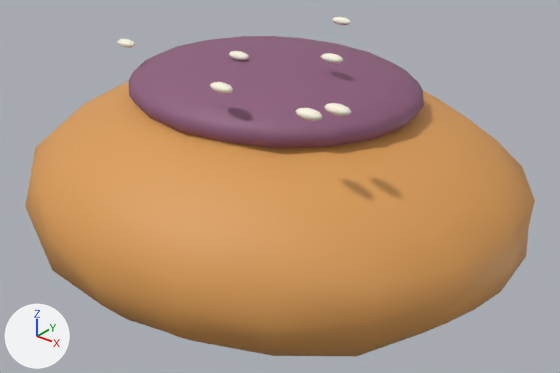
The glTF model models/catch_breads/bread_salt_anko.glb as it was, and as the next commit left it.
The view is the same before and after, from a 50 mm camera at (0.698, -0.856, 0.528) aimed at (0.017, -0.005, 0.001). The axes (+X, +Y, +Z) are drawn at lower left. The lights are the same throughout. The picture after the commit comes second. Where no turn or scale is listed for an object, it has been applied to the vertices.

Before the edit, the objects in view are built like this:
```python
ob_あんこ = bpy.data.objects.new('あんこ', me_球_317)
ob_あんこ.location = (0.0, 0.0, 0.16)
ob_ふっくらした生地_018 = bpy.data.objects.new('ふっくらした生地.018', me_球_316)
ob_ふっくらした生地_018.location = (0.0, 0.0, 0.0)
ob_塩の結晶 = bpy.data.objects.new('塩の結晶', me_球_318)
ob_塩の結晶.location = (-0.021, -0.051, 0.213)
ob_塩の結晶_001 = bpy.data.objects.new('塩の結晶.001', me_球_319)
ob_塩の結晶_001.location = (0.213, -0.197, 0.223)
ob_塩の結晶_002 = bpy.data.objects.new('塩の結晶.002', me_球_320)
ob_塩の結晶_002.location = (0.231, -0.168, 0.224)
ob_塩の結晶_003 = bpy.data.objects.new('塩の結晶.003', me_球_321)
ob_塩の結晶_003.location = (0.068, -0.184, 0.219)
ob_塩の結晶_004 = bpy.data.objects.new('塩の結晶.004', me_球_322)
ob_塩の結晶_004.location = (0.118, -0.019, 0.228)
ob_塩の結晶_006 = bpy.data.objects.new('塩の結晶.006', me_球_324)
ob_塩の結晶_006.location = (0.004, 0.17, 0.225)
```
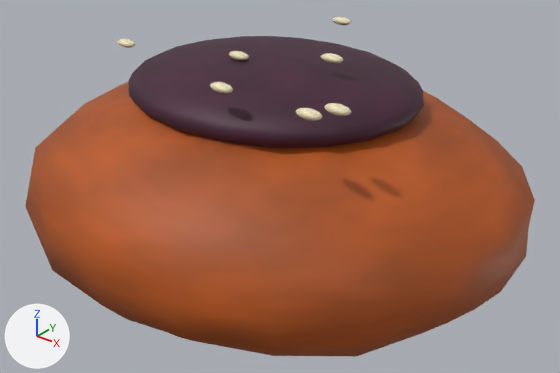
The change in detail:
Picture 'material_21' (img_material_21) is new.
Picture 'material_20' (img_material_20) is new.
Picture 'material_02' (img_material_02) is new.
In material '焼きたての山吹色' (mat_焼きたての山吹色), base_color is no longer (0.72, 0.34, 0.095), orange #dd9e57.
In material '焼きたての山吹色' (mat_焼きたての山吹色), texture is now set to img_material_02.
In material 'レーズン' (mat_レーズン), base_color is no longer (0.27, 0.11, 0.2), purple #8e5d7c.
In material 'レーズン' (mat_レーズン), texture is now set to img_material_20.
In material '白いクリーム' (mat_白いクリーム), base_color is no longer (0.98, 0.94, 0.78), pale yellow #fdf8e5.
In material '白いクリーム' (mat_白いクリーム), texture is now set to img_material_21.

Boxes (x1, y1, x2, y2) around the edits, measured in the pictures (560 x 373 px):
'ふっくらした生地.018', surface changed (orange to brown): (25, 82, 535, 357) in both
'あんこ', surface changed (purple to brown): (129, 36, 424, 148) in both
'塩の結晶.001', surface changed: (295, 108, 323, 121) in both
'塩の結晶.002', surface changed: (324, 103, 351, 116) in both
'塩の結晶.003', surface changed: (210, 82, 233, 93) in both
'塩の結晶.004', surface changed: (320, 53, 343, 63) in both
'塩の結晶', surface changed: (229, 51, 249, 61) in both
'塩の結晶.005', surface changed: (117, 39, 135, 48) in both
'塩の結晶.006', surface changed: (332, 17, 351, 25) in both
